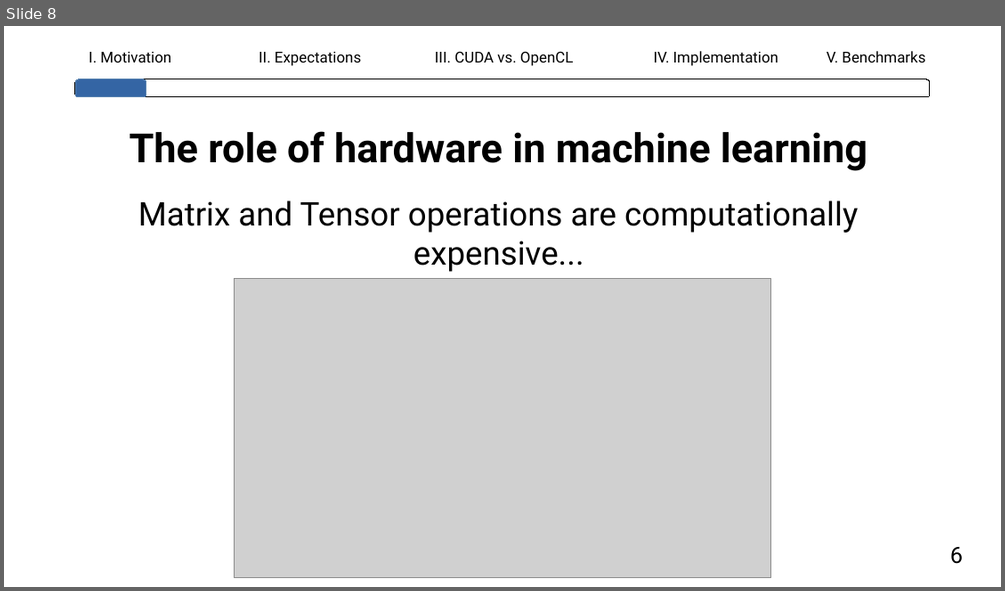
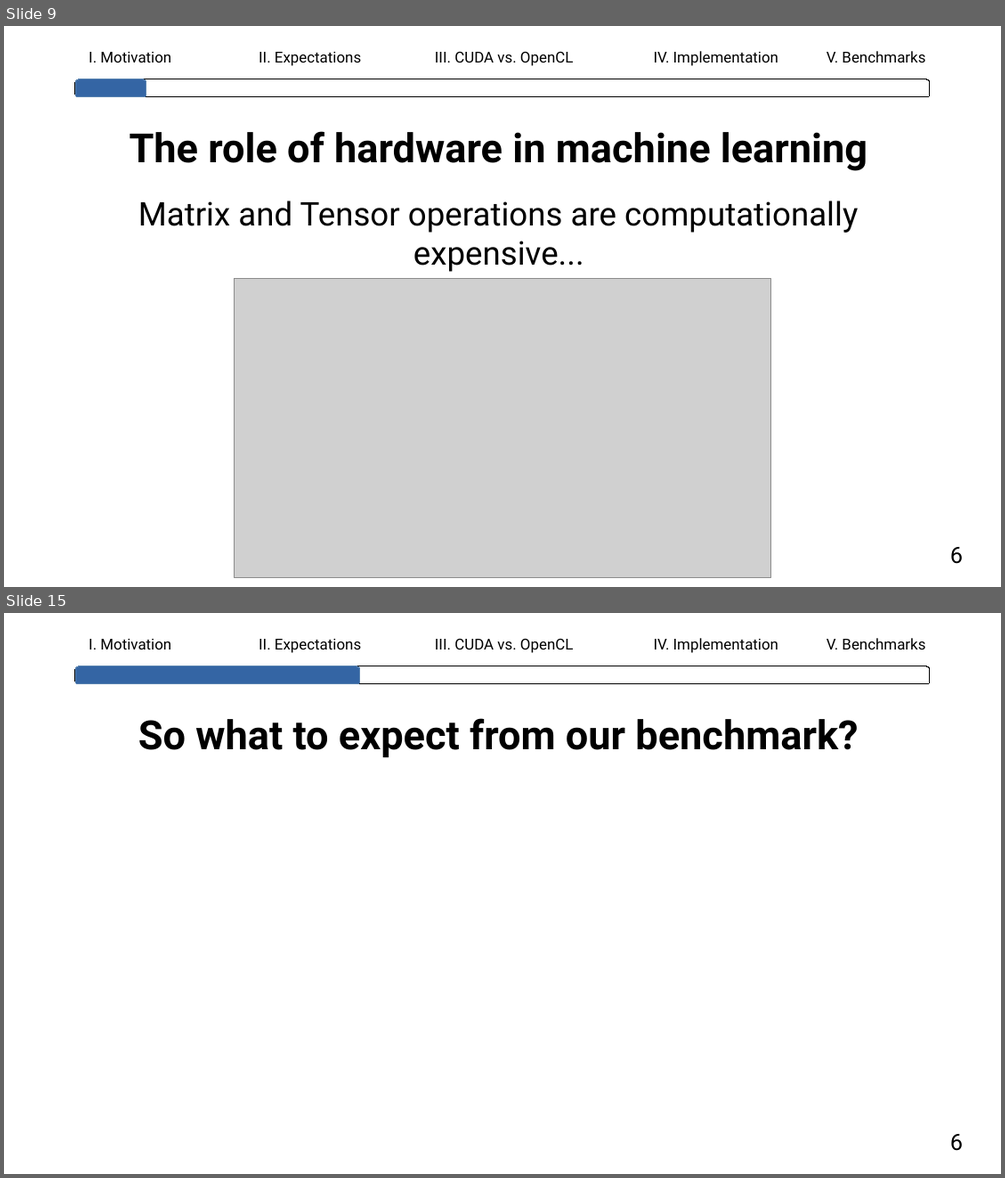
Before and after one commit to lhahner/opti-perf, a slide deck: docs/presentation/final-presentation.odp. Shown one above the other, each under a label of ours: slide 8 before the commit, slides 9 and 15 after it; the slides between them are not shown. The pictures are 1005x591 and 1005x1178 pixels, drawn with LibreOffice and Linux fonts; fonts in the diff are those of the drawing; grey boxes stand for pictures. Boxes give left, top, right and bottom in pixels: in the first picture for what was removed or moved away, otherwise in the second. Text is boxed around its words. In the diff, an @@ line names an element or a change of style, - is before the commit and + after.

```diff
--- a/docs/presentation/final-presentation.odp
+++ b/docs/presentation/final-presentation.odp
@@ slide 15 added at <box>4,613,1001,1174</box>, background #FFFFFF @@
@@ text added at <box>89,639,171,649</box>, 12 pt, text #000000 @@
+I. Motivation
@@ text added at <box>259,639,361,653</box>, 12 pt, text #000000 @@
+II. Expectations
@@ text added at <box>435,638,574,653</box>, 12 pt, text #000000 @@
+III. CUDA vs. OpenCL
@@ text added at <box>654,638,778,653</box>, 12 pt, text #000000 @@
+IV. Implementation
@@ text added at <box>826,638,925,649</box>, 12 pt, text #000000 @@
+V. Benchmarks
@@ rounded rectangle added at <box>75,666,930,684</box>, fill #FFFFFF, outline #000000 0 pt @@
@@ rounded rectangle added at <box>75,666,360,684</box>, fill #3465A4, outline #5983B0 0 pt @@
@@ title added at <box>138,718,858,758</box>, 32 pt, text #000000, bold @@
+So what to expect from our benchmark?
@@ text added at <box>950,1134,963,1151</box>, 18 pt, text #000000 @@
+6
@@ what was slide 8 is now slide 9 @@
```
Also in this commit, not shown: 20 other slides added, 2 other files.
